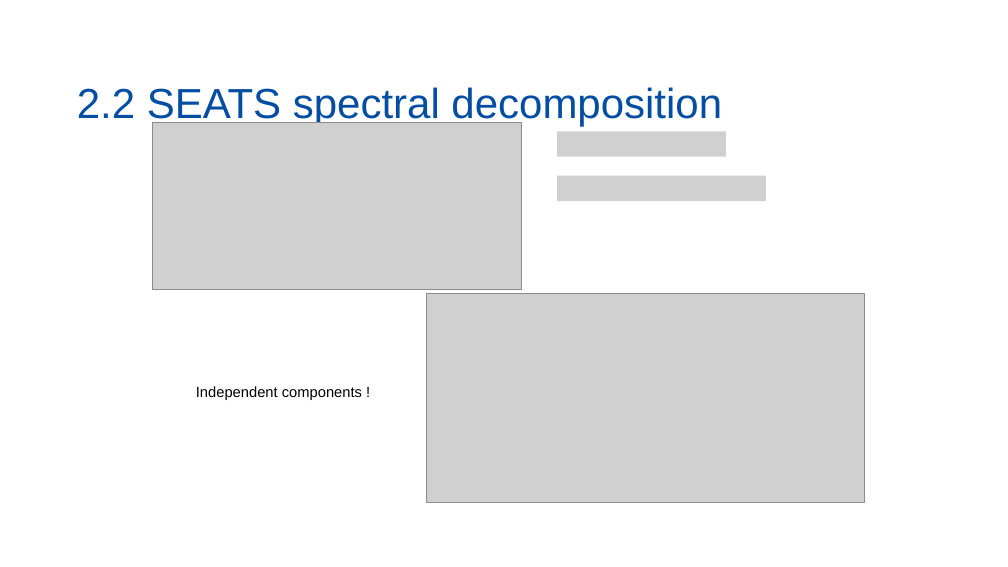
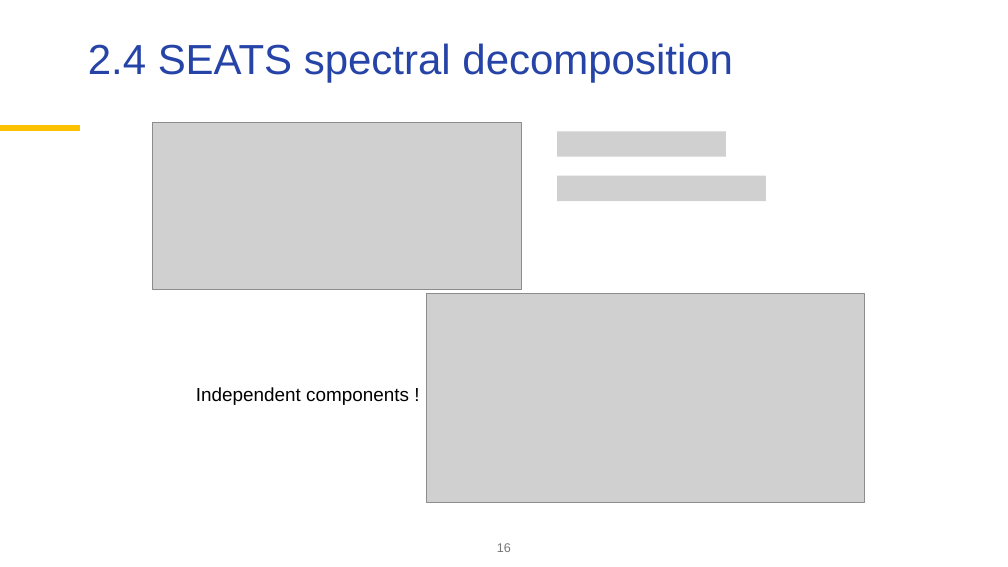
Before and after one commit to palatej/ESTP2026, a slide deck: slide 16 of 3.2 SEATS.pptx (slide 17 before the commit). Drawn at 1008x567 pixels with LibreOffice and Linux fonts; fonts in the diff are those of the drawing; grey boxes stand for pictures; background and template pictures are left out. Boxes give left, top, right and bottom in pixels: in the first picture for what was removed or moved away, otherwise in the second. Text is boxed around its words. In the diff, an @@ line names an element or a change of style, - is before the commit and + after.

Commit message:
Seats

```diff
--- a/3.2 SEATS.pptx
+++ b/3.2 SEATS.pptx
@@ title "2.4 SEATS spectral decomposition" at [88, 43, 733, 82]: vertical alignment bottom to top @@
@@ title at [88, 43, 733, 82]: text changed; text colour #034EA2 to #2644A7 @@
-2.2 SEATS spectral decomposition
+2.4 SEATS spectral decomposition
@@ line added from (0, 129) to (80, 129), #FFC000 6 pt @@
@@ text "Independent components !" at [196, 387, 409, 405]: size 14 to 18 pt @@
@@ page number added at [497, 543, 511, 552], 12 pt, text #767676 @@
+16
```
Also in this commit, not shown: 27 other slides changed, 2 slides removed.
